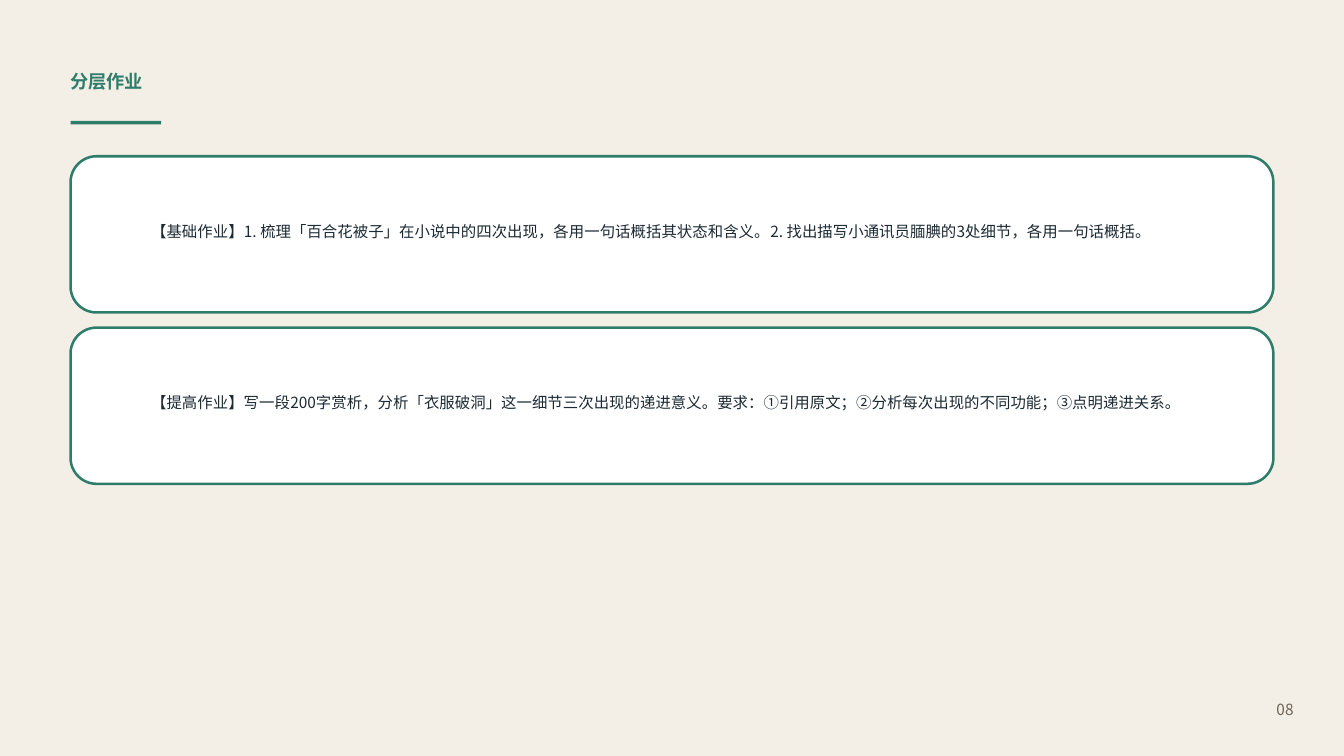
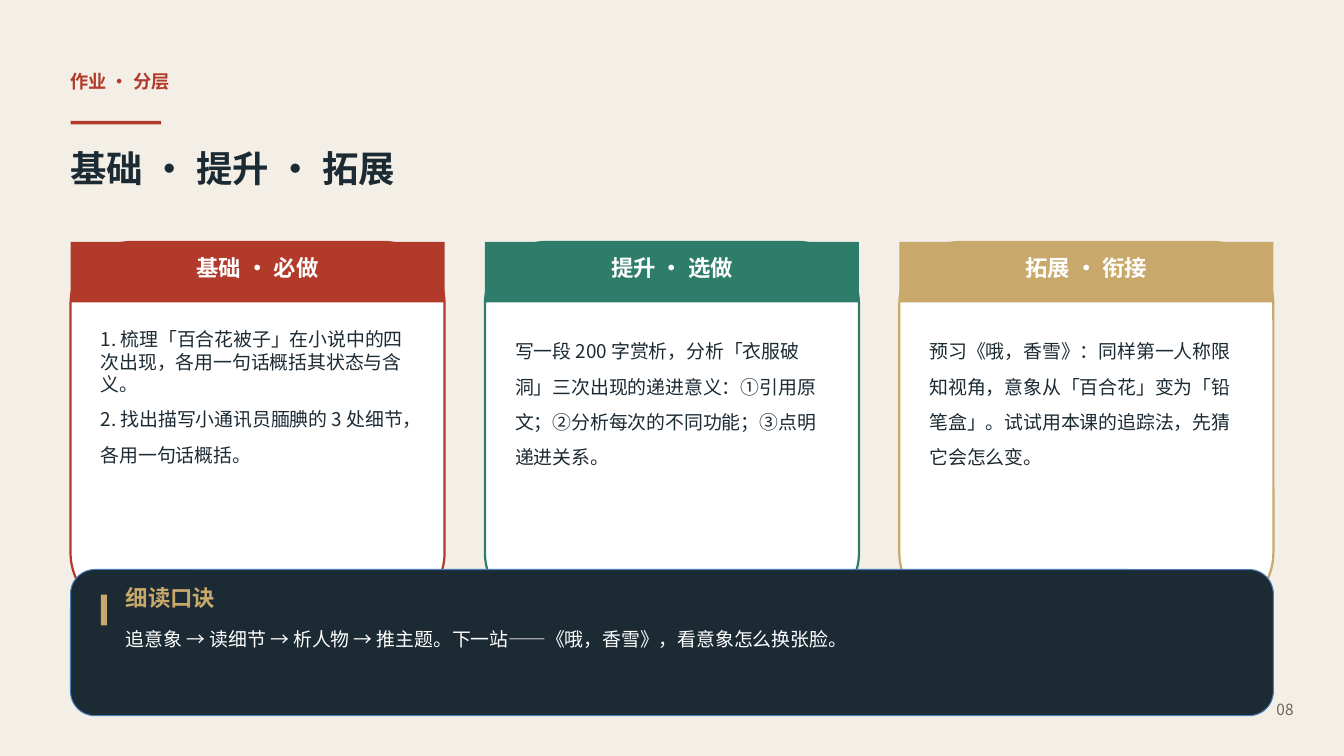
Before and after one commit to katarakinkim-arch/english-lesson-miniprogram, a slide deck: slide 8 of preview_v7/cn/l-cn-bs-u1-4.pptx. Drawn at 1344x756 pixels with LibreOffice and Linux fonts; fonts in the diff are those of the drawing. Boxes give left, top, right and bottom in pixels: in the first picture for what was removed or moved away, otherwise in the second. Text is boxed around its words. In the diff, an @@ line names an element or a change of style, - is before the commit and + after.

Commit message:
fine: 语文 必修上 第一单元 u1-4《百合花》精细化课堂PPTX（四层审计全PASS）

```diff
--- a/preview_v7/cn/l-cn-bs-u1-4.pptx
+++ b/preview_v7/cn/l-cn-bs-u1-4.pptx
@@ text at (x1=71, y1=72, x2=169, y2=90): text changed; text colour #2E7D6B to #B23A2A @@
-分层作业
+作业 · 分层
@@ rectangle at (x1=71, y1=121, x2=161, y2=124): fill #2E7D6B to #B23A2A @@
@@ rounded rectangle removed at (x1=71, y1=156, x2=1273, y2=313) @@
@@ text added at (x1=71, y1=151, x2=395, y2=186), 26 pt, text #1C2A33, bold @@
+基础 · 提升 · 拓展
@@ rounded rectangle added at (x1=71, y1=242, x2=445, y2=615), fill #FFFFFF, outline #B23A2A 1.6 pt @@
@@ rectangle added at (x1=71, y1=242, x2=445, y2=302), fill #B23A2A @@
@@ text added at (x1=197, y1=257, x2=319, y2=278), 16 pt, text #FFFFFF, bold @@
+基础 · 必做
@@ rounded rectangle added at (x1=485, y1=242, x2=859, y2=615), fill #FFFFFF, outline #2E7D6B 1.6 pt @@
@@ rectangle added at (x1=485, y1=242, x2=859, y2=302), fill #2E7D6B @@
@@ text added at (x1=611, y1=257, x2=733, y2=278), 16 pt, text #FFFFFF, bold @@
+提升 · 选做
@@ rounded rectangle added at (x1=899, y1=242, x2=1273, y2=615), fill #FFFFFF, outline #C8A86B 1.6 pt @@
@@ rectangle added at (x1=899, y1=242, x2=1273, y2=302), fill #C8A86B @@
@@ text added at (x1=1025, y1=257, x2=1148, y2=278), 16 pt, text #FFFFFF, bold @@
+拓展 · 衔接
@@ rounded rectangle removed at (x1=71, y1=328, x2=1273, y2=484) @@
@@ text at (x1=101, y1=330, x2=421, y2=464): text changed; size 11 to 13.5 pt @@
-【基础作业】1. 梳理「百合花被子」在小说中的四次出现，各用一句话概括其状态和含义。2. 找出描写小通讯员腼腆的3处细节，各用一句话概括。
+1. 梳理「百合花被子」在小说中的四次出现，各用一句话概括其状态与含义。
+2. 找出描写小通讯员腼腆的 3 处细节，各用一句话概括。
@@ text at (x1=515, y1=342, x2=816, y2=466): text changed; size 11 to 13.5 pt @@
-【提高作业】写一段200字赏析，分析「衣服破洞」这一细节三次出现的递进意义。要求：①引用原文；②分析每次出现的不同功能；③点明递进关系。
+写一段 200 字赏析，分析「衣服破洞」三次出现的递进意义：①引用原文；②分析每次的不同功能；③点明递进关系。
@@ text added at (x1=930, y1=342, x2=1231, y2=466), 13.5 pt, text #1C2A33 @@
+预习《哦，香雪》：同样第一人称限知视角，意象从「百合花」变为「铅笔盒」。试试用本课的追踪法，先猜它会怎么变。
@@ rounded rectangle added at (x1=71, y1=570, x2=1273, y2=716), fill #1C2A33, outline #4B7EBC 0.75 pt @@
@@ rectangle added at (x1=101, y1=595, x2=107, y2=626), fill #C8A86B @@
@@ text added at (x1=126, y1=587, x2=847, y2=648), 13.5 pt, text #FFFFFF @@
+细读口诀
+追意象 → 读细节 → 析人物 → 推主题。下一站——《哦，香雪》，看意象怎么换张脸。
```
Also in this commit, not shown: 4 other slides changed, 4 slides added, 4 slides removed, 2 other files.
